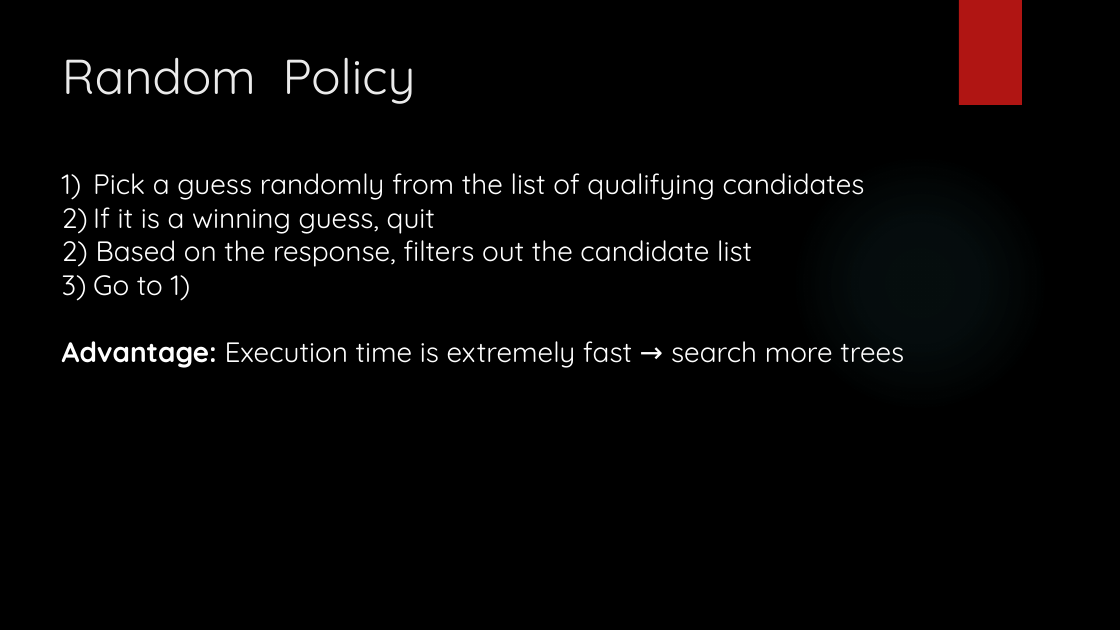
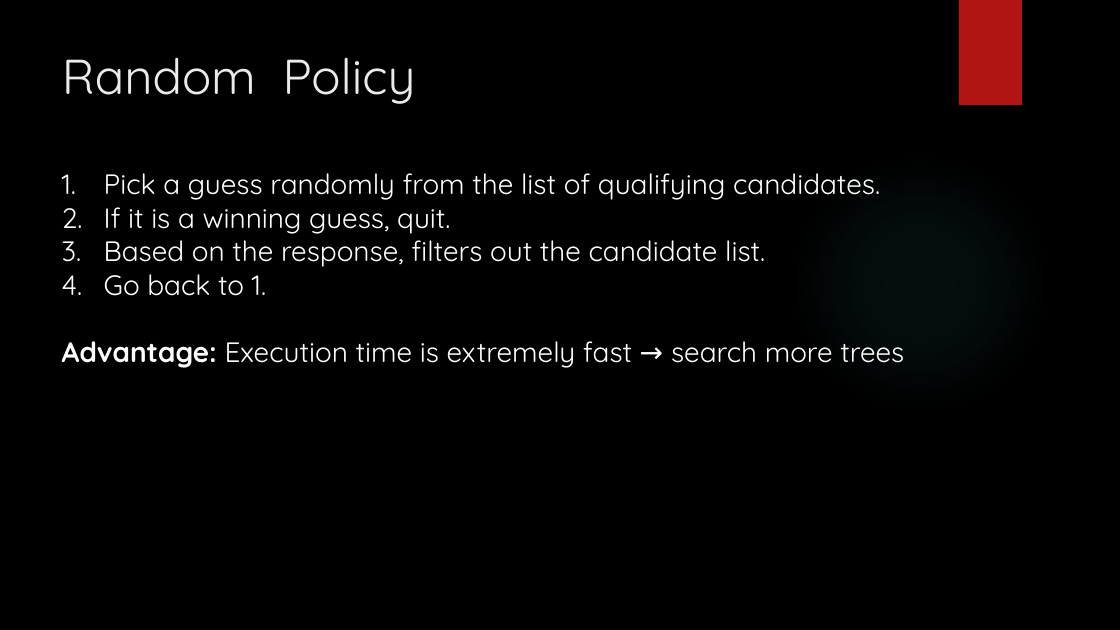
Before and after one commit to gilsh2/final_ai_project, a slide deck: slide 8 of ai_final_project_mastermind.pptx. Drawn at 1120x630 pixels with LibreOffice and Linux fonts; fonts in the diff are those of the drawing; background and template pictures are left out. Boxes give left, top, right and bottom in pixels: in the first picture for what was removed or moved away, otherwise in the second. Text is boxed around its words. In the diff, an @@ line names an element or a change of style, - is before the commit and + after.

```diff
--- a/ai_final_project_mastermind.pptx
+++ b/ai_final_project_mastermind.pptx
@@ text at (104,173,880,296): text changed @@
-1) Pick a guess randomly from the list of qualifying candidates
-2) If it is a winning guess, quit
-2) Based on the response, filters out the candidate list
-3) Go to 1)
+1. Pick a guess randomly from the list of qualifying candidates.
+2. If it is a winning guess, quit.
+3. Based on the response, filters out the candidate list.
+4. Go back to 1.
```
Also in this commit, not shown: 5 other slides changed.
